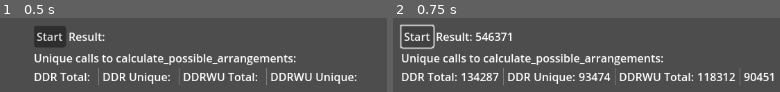
Above: before the commit, frames 1-2 (left to right).
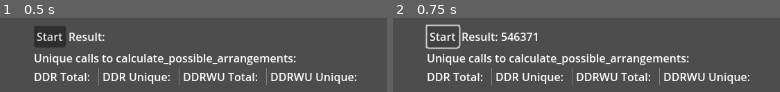
Above: after the commit, the same moments.

Repository: andrejp88/advent-of-code-2023
Game: Godot game, scene res://src/day_12/profiling.tscn
Two runs of this game, one before a commit and one after it. Both use one fixed random seed, a clock stepped at 60 frames per second and the inputs below. The project has no main scene, so this scene is started directly.
Inputs:
- Up to frame 1 (0.5 s): no input
- Up to frame 2 (0.75 s): click "Start" at 0.5 s

Frame 1 is identical in both runs. In frame 2, 16% of the frame differs, in the area x 1-99%, y 8-91%.
Error after the commit: Invalid access to property or key 'describe_damaged_ranges_total_calls' on a base object of type 'RefCounted (Day12)'. (res://src/day_12/profiling.gd:18)

Commit message:
Day 12, create custom Cache class

Diff:
--- a/src/day_12/day_12.gd
+++ b/src/day_12/day_12.gd
@@ -28,6 +28,31 @@
 		]
 
 
+class Cache:
+	var contents := {}
+
+	func put(key: String, value: Variant) -> void:
+		contents[key] = [value, 1]
+
+		# Every now and then, clear the single-hit entries from the cache, otherwise we will run out of memory.
+		# The vast, vast, vast, majority are single-hit entries. Vast.
+		if contents.size() > 1_000_000: # I guess
+			optimize()
+
+
+	func gett(key: String) -> Variant:
+		contents[key][1] += 1
+		return contents[key][0]
+
+	func contains(key: String) -> bool:
+		return key in contents
+
+	func optimize() -> void:
+		for key: String in contents.keys():
+			if contents[key][1] == 1:
+				contents.erase(key)
+
+
 func part_1(input: String) -> int:
 	var parsed := parse_input(input)
 	var result: int = parsed.map(calculate_possible_arrangements).reduce(Util.sumi)
@@ -67,29 +92,14 @@
 	return Row.new(conditions, range_sizes)
 
 
-func optimize_caches() -> void:
-	for key: String in cpa_cache.keys():
-		if cpa_cache[key][1] == 1:
-			cpa_cache.erase(key)
-
-	for key: String in describe_damaged_ranges_cache.keys():
-		if describe_damaged_ranges_cache[key][1] == 1:
-			describe_damaged_ranges_cache.erase(key)
-
-	for key: String in describe_damaged_ranges_with_unfinished_cache.keys():
-		if describe_damaged_ranges_with_unfinished_cache[key][1] == 1:
-			describe_damaged_ranges_with_unfinished_cache.erase(key)
-
-
-# Only cache the more time consuming computations to save memory
-var cpa_cache := {}
+var cpa_cache := Cache.new()
 
 func calculate_possible_arrangements(row: Row, should_print_debug: bool = false, indent: String = "") -> int:
 
+	# Only cache the more time consuming computations to save memory. The quick/early stuff doesn't get the cache treatment.
 	var row_string := str(row).lstrip(".").rstrip(".")
-	if row_string in cpa_cache:
-		cpa_cache[row_string][1] += 1
-		return cpa_cache[row_string][0]
+	if cpa_cache.contains(row_string):
+		return cpa_cache.gett(row_string)
 
 
 	if should_print_debug:
@@ -128,7 +138,7 @@
 
 	if closest_to_middle_batch != null:
 		var pascals_optimization_result := pascals_optimization(row, closest_to_middle_batch, should_print_debug, indent + "\t")
-		cpa_cache[row_string] = [pascals_optimization_result, 1]
+		cpa_cache.put(row_string, pascals_optimization_result)
 		return pascals_optimization_result
 
 
@@ -140,13 +150,13 @@
 
 	if index_of_first_beyond_range - first_unknown_index >= 3: # I guess
 		var pascals_convenience_result := pascals_convenience(row, index_of_first_beyond_range, should_print_debug, indent)
-		cpa_cache[row_string] = [pascals_convenience_result, 1]
+		cpa_cache.put(row_string, pascals_convenience_result)
 		return pascals_convenience_result
 
 
 	# 6. Otherwise, there are still unknowns left so check all possible sub-arrangements
 	var search_result := search_for_solutions(row, should_print_debug, indent + "\t")
-	cpa_cache[row_string] = [search_result, 1]
+	cpa_cache.put(row_string, search_result)
 	return search_result
 
 
@@ -377,20 +387,13 @@
 	return num_possible_sub_arrangements
 
 
-var describe_damaged_ranges_unique_calls := 0
-var describe_damaged_ranges_total_calls := 0
-var describe_damaged_ranges_cache := {}
+var describe_damaged_ranges_cache := Cache.new()
 
 func describe_damaged_ranges(conditions: String) -> Array[int]:
 
-	describe_damaged_ranges_total_calls += 1
-
 	var conditions_stripped := conditions.lstrip(".").rstrip(".")
-	if conditions_stripped in describe_damaged_ranges_cache:
-		describe_damaged_ranges_cache[conditions_stripped][1] += 1
-		return describe_damaged_ranges_cache[conditions_stripped][0]
-
-	describe_damaged_ranges_unique_calls += 1
+	if describe_damaged_ranges_cache.contains(conditions_stripped):
+		return describe_damaged_ranges_cache.gett(conditions_stripped)
 
 	var result: Array[int] = []
 	var start_new := true
@@ -416,25 +419,18 @@
 			_:
 				printerr("Unexpected Condition in match expression: ", condition)
 
-	describe_damaged_ranges_cache[conditions_stripped] = [result, 1]
+	describe_damaged_ranges_cache.put(conditions_stripped, result)
 
 	return result
 
 
-var describe_damaged_ranges_with_unfinished_unique_calls := 0
-var describe_damaged_ranges_with_unfinished_total_calls := 0
-var describe_damaged_ranges_with_unfinished_cache := {}
+var describe_damaged_ranges_with_unfinished_cache := Cache.new()
 
 func describe_damaged_ranges_with_unfinished(conditions: String) -> Array:
 
-	describe_damaged_ranges_with_unfinished_total_calls += 1
-
 	var conditions_stripped := conditions.lstrip(".").rstrip(".")
-	if conditions_stripped in describe_damaged_ranges_with_unfinished_cache:
-		describe_damaged_ranges_with_unfinished_cache[conditions_stripped][1] += 1
-		return describe_damaged_ranges_with_unfinished_cache[conditions_stripped][0]
-
-	describe_damaged_ranges_with_unfinished_unique_calls += 1
+	if describe_damaged_ranges_with_unfinished_cache.contains(conditions_stripped):
+		describe_damaged_ranges_with_unfinished_cache.gett(conditions_stripped)
 
 	var result: Array[int] = []
 	var start_new := true
@@ -474,7 +470,7 @@
 	if last_entry_max_possible_size == 0 and result.size() > 0:
 		last_entry_max_possible_size = result[result.size() - 1]
 
-	describe_damaged_ranges_with_unfinished_cache[conditions_stripped] = [[result, last_entry_max_possible_size], 1]
+	describe_damaged_ranges_with_unfinished_cache.put(conditions_stripped, [result, last_entry_max_possible_size])
 
 	return [result, last_entry_max_possible_size]
 
--- a/src/day_12/day_12_test.gd
+++ b/src/day_12/day_12_test.gd
@@ -92,12 +92,6 @@
 			]
 		)
 
-		# Every now and then, clear the single-hit entries from the cache, otherwise we will run out of memory.
-		# The vast, vast, vast, majority are single-hit entries. Vast.
-		if row_idx % 20 == 19:
-			print("Optimizing caches")
-			day.optimize_caches()
-
 	print("Day 12, Part 2: ", part_2_total)
 	print("Time elapsed: %.3d" % [Time.get_unix_time_from_system() - overall_start_time])
 
